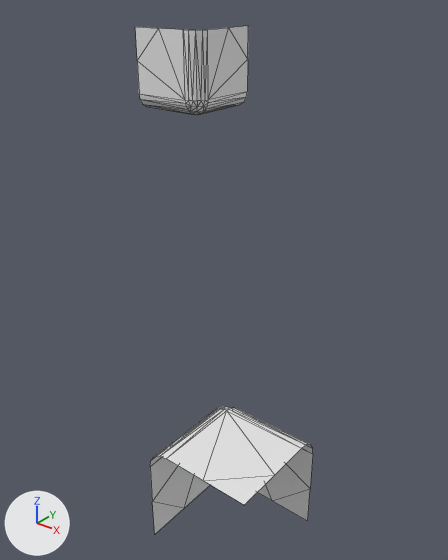
The OBJ model workshops/w6_polygonization/data/bmc/bmc_tiles/t_036.obj as it was, and as the next commit left it.
One viewpoint serves both versions: a 50 mm camera at (1.009, -1.197, 0.634) aimed at (0.062, -0.013, -0.1). Every picture has the same lights, and +X, +Y and +Z are marked at lower left. Mesh edges are drawn as thin lines. Where no turn or scale is listed for an object, it has been applied to the vertices.

The first picture shows 't_036'.
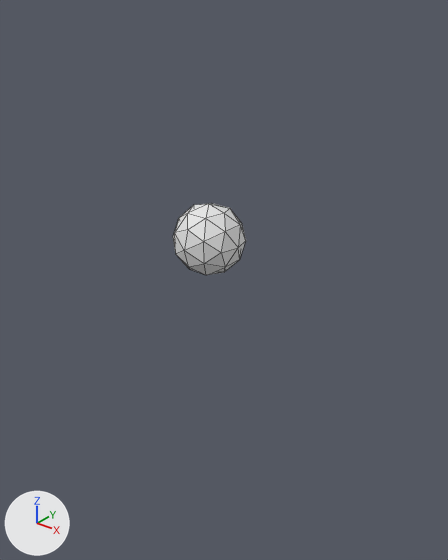
Pixel boxes (x1, y1, x2, y2) of what changed, in the pictures (448 x 560 px):
't_036', reshaped (59% narrower, 86% shorter): before (135, 26, 313, 534); after (173, 203, 246, 275)
part 1 of me_t_036, added: after (173, 203, 246, 275)
part 2 of me_t_036, deleted: before (150, 407, 313, 534)
part 3 of me_t_036, deleted: before (135, 26, 248, 115)

The change, as a diff of the scene's bpy script:
```diff
--- a/workshops/w6_polygonization/data/bmc/bmc_tiles/t_036.obj.py
+++ b/workshops/w6_polygonization/data/bmc/bmc_tiles/t_036.obj.py
@@ me_t_036 @@
 me_t_036.from_pydata(...)  # 104 vertices, 156 faces; spans x -0.5..0.5, y -0.5..0.5, z -0.5..0.5
 # used by ob_t_036; location = (0.0, 0.0, 0.0)
+# me_t_036 part 1: a new loose piece, an icosphere of 80 faces spanning x -0.1..0.1, y -0.1..0.1, z -0.1..0.1
+# me_t_036 part 2: the loose piece of 52 vertices spanning x 0.25..0.5, y -0.5..-0.25, z -0.5..-0.25 is deleted
+# me_t_036 part 3: the loose piece of 52 vertices spanning x -0.5..-0.25, y 0.25..0.5, z 0.25..0.5 is deleted
```
